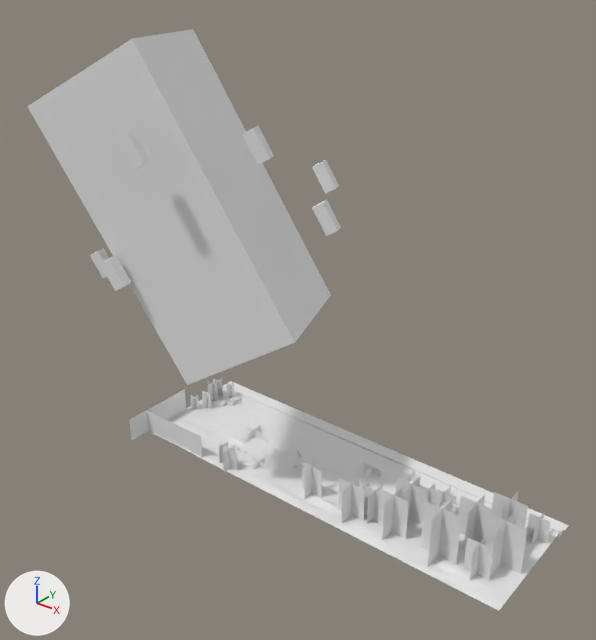
What one commit did to the Blender file 04 - Shots/Szene3.blend.
Before and after are seen from a camera (50 mm lens) standing at (134.0, -190.0, 171.0) and looking at (-5.0, -16.0, 63.0). Every picture has the same lights, and +X, +Y and +Z are marked at lower left. Materials are left out; every surface is plain grey.

Names of what the first picture shows: 'Landschaft', 'Meteor', 'Meteor.001', 'Meteor.002', 'Meteor.003', 'Meteor.005', 'Meteor.006', 'Meteor.007', 'tree2.002', 'tree2.004', 'tree2.005', 'tree3', 'tree3.001', 'tree3.002', 'tree3.003'.
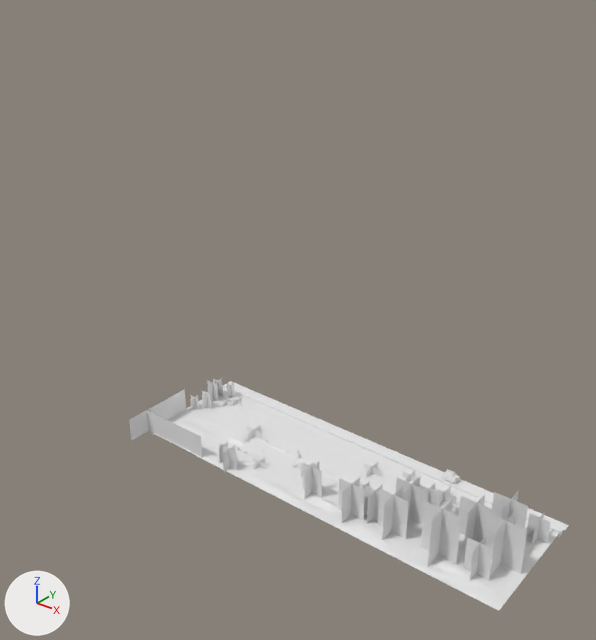
The change, as a diff of the scene's bpy script:
```diff
--- a/04 - Shots/Szene3.blend.py
+++ b/04 - Shots/Szene3.blend.py
@@ me_circle @@
+me_circle.from_pydata(...)  # 640 vertices, 520 faces; spans x -1.0..1.0, y -5.24..1.08, z -0.25..5.39
@@ me_cube @@
+me_cube.from_pydata(...)  # 264 vertices, 204 faces; spans x -1.2..1.2, y -0.94..1.07, z -0.97..0.63
@@ me_plane_002 @@
+me_plane_002.from_pydata([(-0.85, 0.28, 0.58), (0.81, 0.28, 0.58), (-0.58, 0.78, 0.82), (0.81, 0.78, 0.83), (3.24, 0.28, 0.58), (4.96, 0.28, 0.58), (3.24, 0.78, 0.84), (4.59, 0.78, 0.83)], [], [(0, 1, 3, 2), (4, 5, 7, 6)])
@@ me_cube_004 @@
+me_cube_004.from_pydata(...)  # 174 vertices, 143 faces; spans x -1.25..1.2, y -3.24..1.08, z -0.32..0.34
@@ me_plane @@
+me_plane.from_pydata(...)  # 24 vertices, 6 faces; spans x -2.83..3.05, y -2.32..1.01, z -5.03..0.03
@@ col_meteor @@
 col_meteor = bpy.data.collections.new('Meteor')
-col_meteor.objects.link(ob_meteor_008)
-col_meteor.objects.link(ob_smoke_domain)
@@ col_übungsfigur @@
+col_übungsfigur = bpy.data.collections.new('Übungsfigur')
+col_übungsfigur.objects.link(ob_plane_001)
+col_übungsfigur.objects.link(ob_cube_001)
+col_übungsfigur.objects.link(ob_circle)
+col_übungsfigur.objects.link(ob_plane)
+col_übungsfigur.objects.link(ob_cube)
@@ ob_meteor_008 @@
-ob_meteor_008 = bpy.data.objects.new('Meteor.008', me_kugel)
-ob_meteor_008.location = (0.0, 0.0, 4.859)
-ob_meteor_008.scale = (3.72, 3.72, 3.72)
@@ ob_smoke_domain @@
-ob_smoke_domain = bpy.data.objects.new('Smoke Domain', me_würfel)
-ob_smoke_domain.location = (-0.0353, 0.0226, 11.78)
-ob_smoke_domain.scale = (5.52, 5.5, 13.0)
@@ ob_übungsfigur @@
+ob_übungsfigur = bpy.data.objects.new('Übungsfigur', None)
+ob_übungsfigur.location = (31.5, 20.6, 0.9)
+ob_übungsfigur.rotation_euler = (0.0, -0.0745, -1.571)  # degrees (0, -4.3, -90)
+ob_übungsfigur.scale = (1.28, 1.28, 1.28)
+ob_übungsfigur.show_instancer_for_render = False
+ob_übungsfigur.instance_type = 'COLLECTION'
+ob_übungsfigur.instance_collection = col_übungsfigur
@@ ob_circle @@
+ob_circle = bpy.data.objects.new('Circle', me_circle)
+ob_circle.location = (-1.365, 1.226, 0.174)
+ob_circle.rotation_euler = (0.0, 1.571, 0.0)  # degrees (0, 90, 0)
+ob_circle.scale = (0.528, 0.528, 0.528)
@@ ob_cube @@
+ob_cube = bpy.data.objects.new('Cube', me_cube)
+ob_cube.location = (0.0, 0.0, 1.2)
+ob_cube.scale = (1.0, 2.0, 1.0)
@@ ob_plane_001 @@
+ob_plane_001 = bpy.data.objects.new('Plane.001', me_plane_002)
+ob_plane_001.location = (-0.626, 2.28, 0.864)
+ob_plane_001.rotation_euler = (1.571, 0.0, 0.0)  # degrees (90, 0, 0)
+ob_plane_001.scale = (0.307, 0.307, 0.307)
@@ ob_cube_001 @@
+ob_cube_001 = bpy.data.objects.new('Cube.001', me_cube_004)
+ob_cube_001.location = (0.0232, 1.238, 0.147)
@@ ob_plane @@
+ob_plane = bpy.data.objects.new('Plane', me_plane)
+ob_plane.location = (-0.0297, 0.974, 1.59)
+ob_plane.rotation_euler = (-1.157, 0.0, 0.0)  # degrees (-66, 0, 0)
+ob_plane.scale = (0.341, 0.341, 0.341)
```

Pixel boxes [x1, y1, x2, y2] of what changed, in the pictures (596 x 640 px):
'Meteor', deleted
    before: [27, 29, 331, 385]
'Meteor.002', deleted
    before: [116, 130, 151, 170]
'Meteor.003', deleted
    before: [242, 126, 274, 165]
'Meteor.001', deleted
    before: [100, 255, 131, 291]
'Meteor.005', deleted
    before: [312, 200, 341, 236]
'Meteor.006', deleted
    before: [312, 160, 339, 194]
'Meteor.007', deleted
    before: [90, 248, 109, 278]
'Übungsfigur', added
    after: [442, 469, 460, 484]
